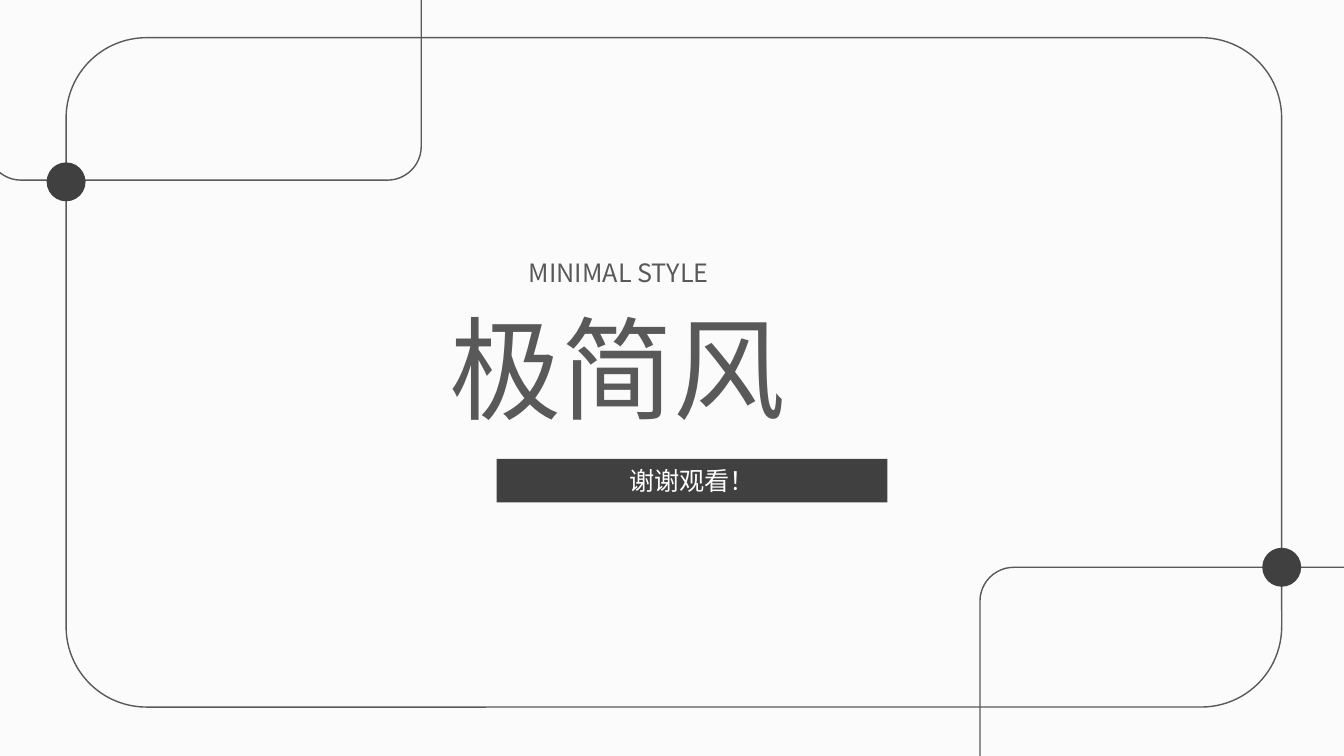
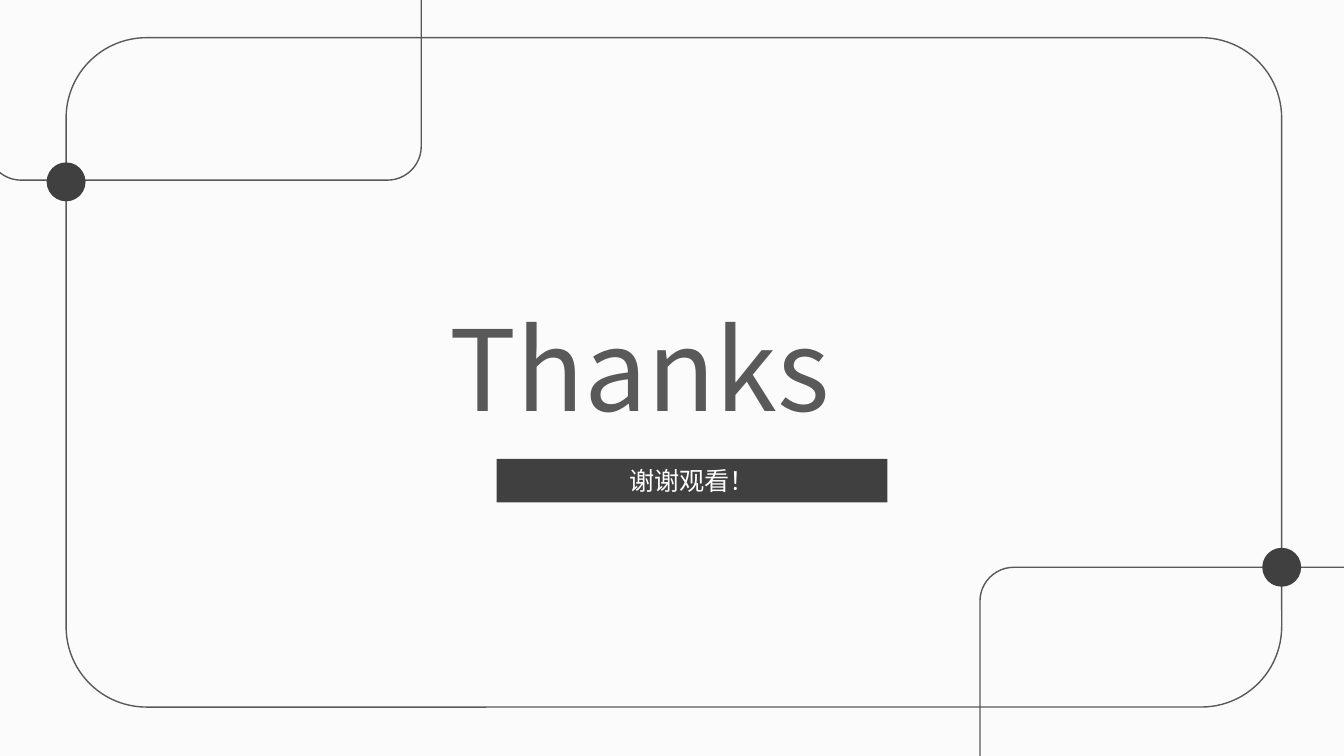
Before and after one commit to Galahad-Zero/PathFinding, a slide deck: slide 20 of doc/寻路算法.pptx. Drawn at 1344x756 pixels with LibreOffice and Linux fonts; fonts in the diff are those of the drawing. Boxes give left, top, right and bottom in pixels: in the first picture for what was removed or moved away, otherwise in the second. Text is boxed around its words. In the diff, an @@ line names an element or a change of style, - is before the commit and + after.

```diff
--- a/doc/寻路算法.pptx
+++ b/doc/寻路算法.pptx
@@ text removed at (x1=529, y1=263, x2=708, y2=283) @@
-MINIMAL STYLE
@@ text at (x1=449, y1=322, x2=830, y2=413): text changed @@
-极简风
+Thanks
```
Also in this commit, not shown: 12 slides added, 13 slides removed, 1 other file.
